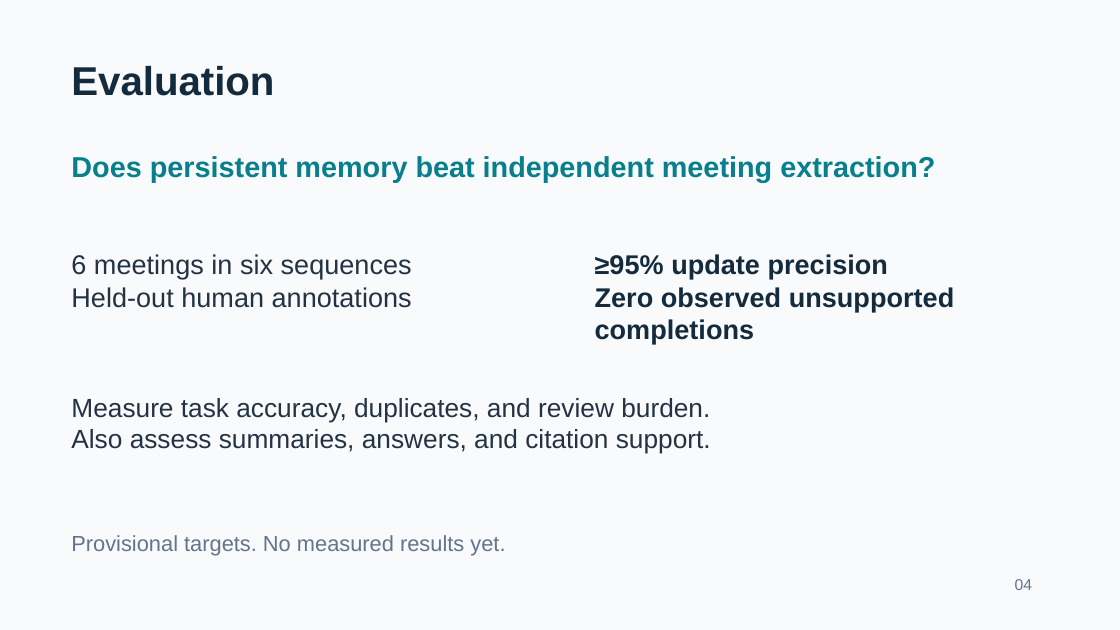
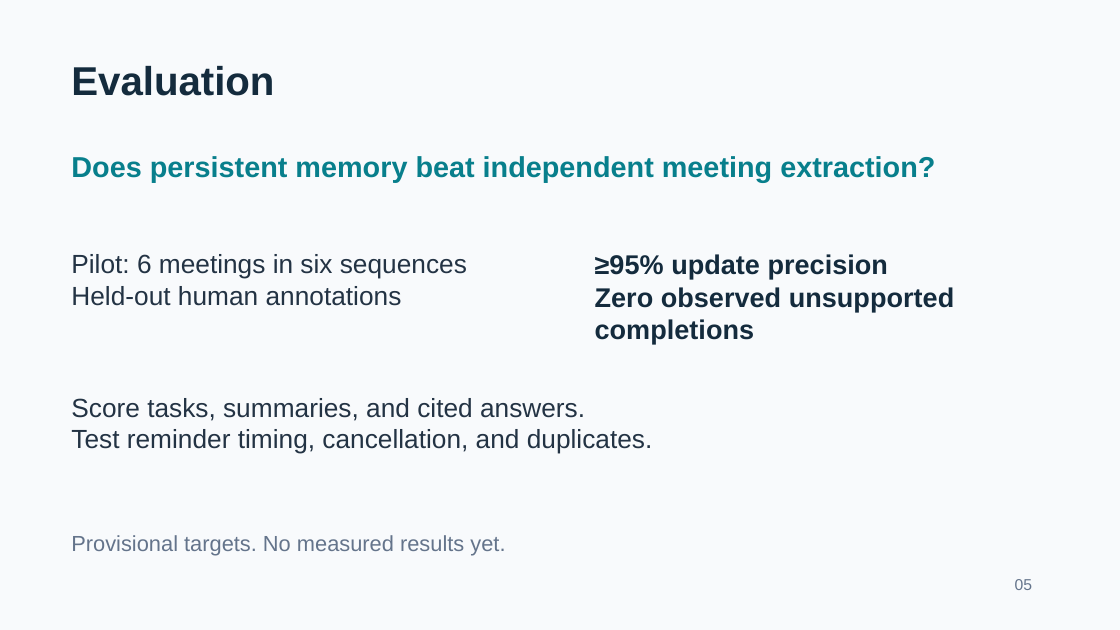
Before and after one commit to BryanDYang/agent-accountability-lab, a slide deck: slide 5 of docs/milestone_1/pitch_deck.pptx (slide 4 before the commit). Drawn at 1120x630 pixels with LibreOffice and Linux fonts; fonts in the diff are those of the drawing. Boxes give left, top, right and bottom in pixels: in the first picture for what was removed or moved away, otherwise in the second. Text is boxed around its words. In the diff, an @@ line names an element or a change of style, - is before the commit and + after.

```diff
--- a/docs/milestone_1/pitch_deck.pptx
+++ b/docs/milestone_1/pitch_deck.pptx
@@ text at (71, 254, 467, 279): text changed; size 23.2 to 22.5 pt @@
-6 meetings in six sequences
+Pilot: 6 meetings in six sequences
@@ text at (71, 286, 402, 306): size 23.2 to 22.5 pt in "Held-out human annotations" @@
@@ text at (71, 398, 653, 454): text changed @@
-Measure task accuracy, duplicates, and review burden.
-Also assess summaries, answers, and citation support.
+Score tasks, summaries, and cited answers.
+Test reminder timing, cancellation, and duplicates.
@@ text at (1015, 579, 1032, 590): text changed @@
-04
+05
```
Also in this commit, not shown: 1 other slide changed, 4 slides added, 4 slides removed, 1 other file.
